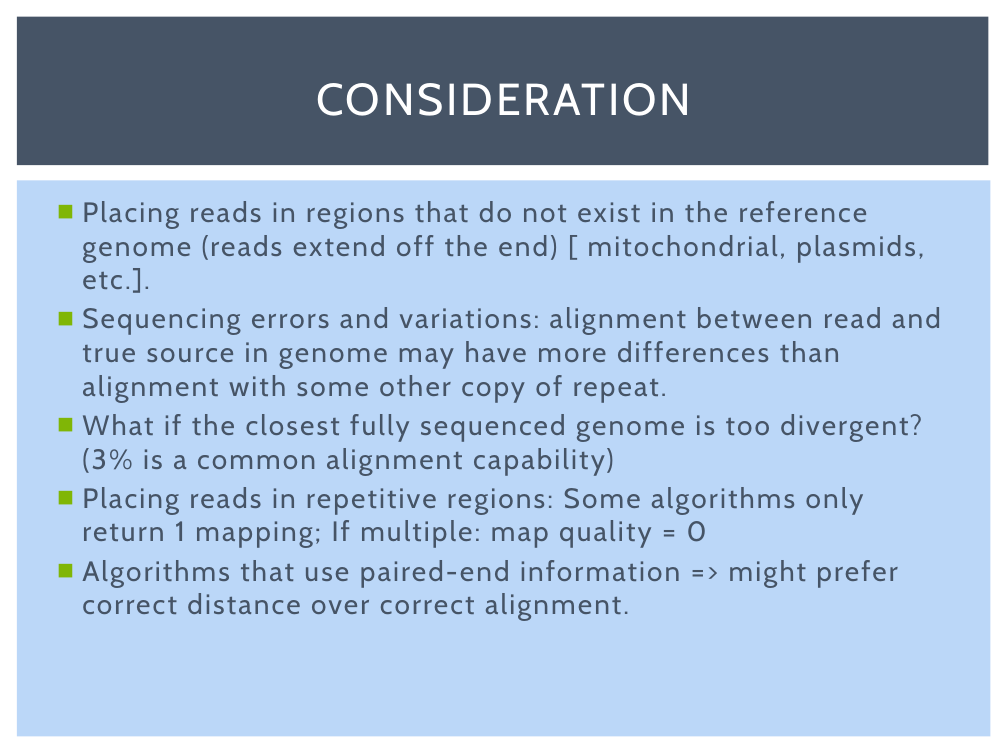
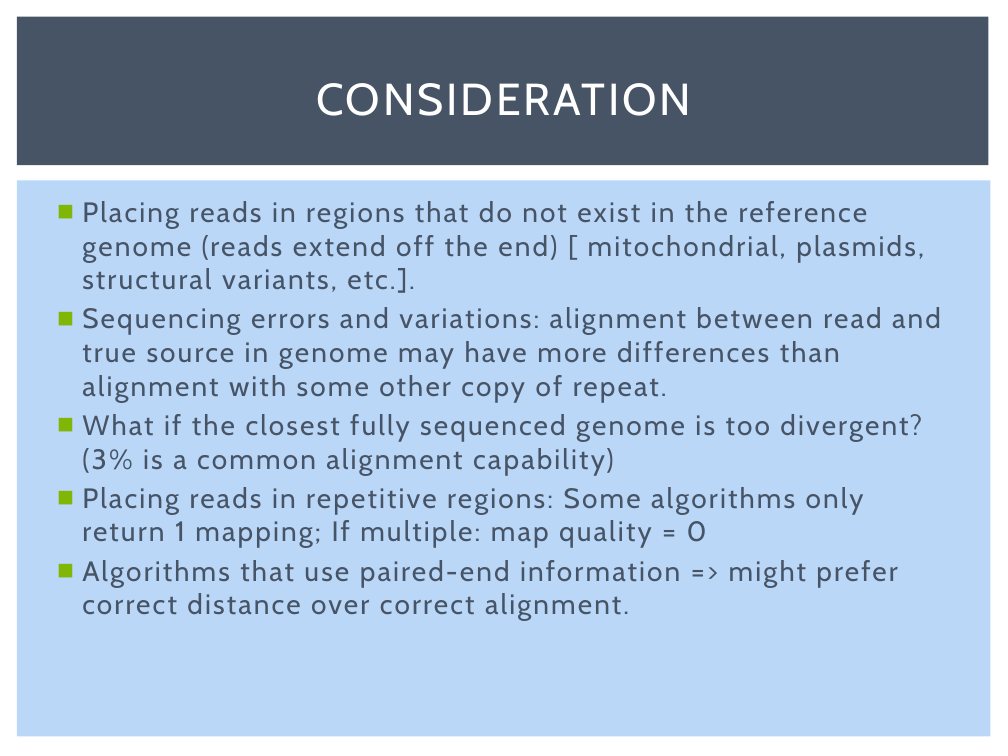
Before and after one commit to msettles/Workshop_RNAseq, a slide deck: slide 81 of powerpoints/RNA-seq-Piracicaba2015.pptx. Drawn at 1008x756 pixels with LibreOffice and Linux fonts; fonts in the diff are those of the drawing. Boxes give left, top, right and bottom in pixels: in the first picture for what was removed or moved away, otherwise in the second. Text is boxed around its words. In the diff, an @@ line names an element or a change of style, - is before the commit and + after.

```diff
--- a/powerpoints/RNA-seq-Piracicaba2015.pptx
+++ b/powerpoints/RNA-seq-Piracicaba2015.pptx
@@ text at [82, 201, 924, 293]: text changed @@
-■ Placing reads in regions that do not exist in the reference genome (reads extend off the end) [ mitochondrial, plasmids, etc.].
+■ Placing reads in regions that do not exist in the reference genome (reads extend off the end) [ mitochondrial, plasmids, structural variants, etc.].
```
Also in this commit, not shown: 4 other slides changed, 2 slides added, 1 other file.
